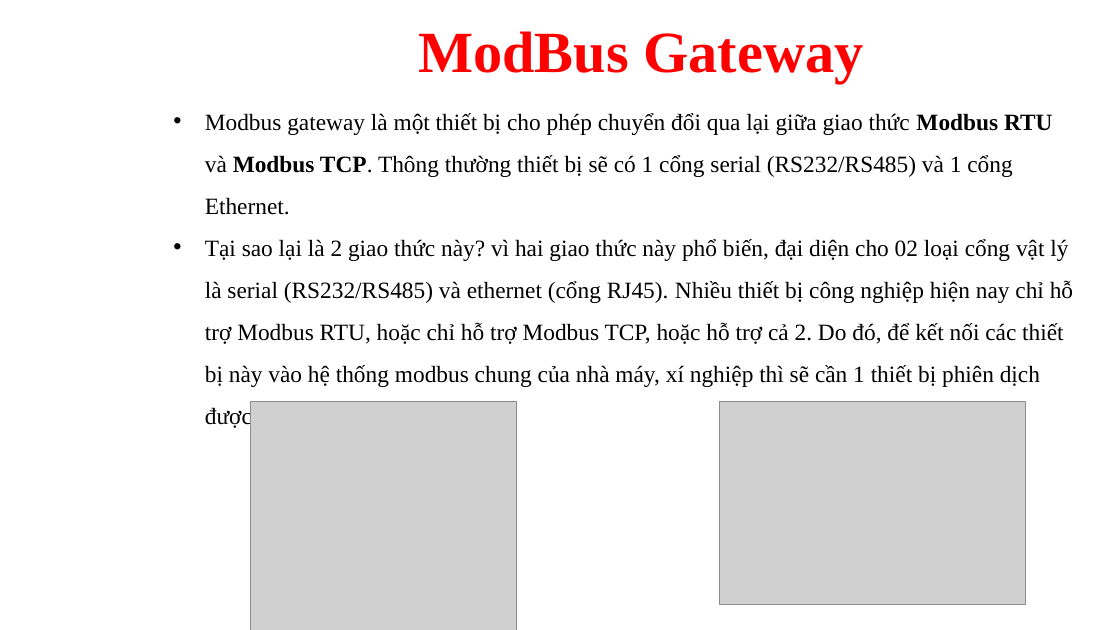
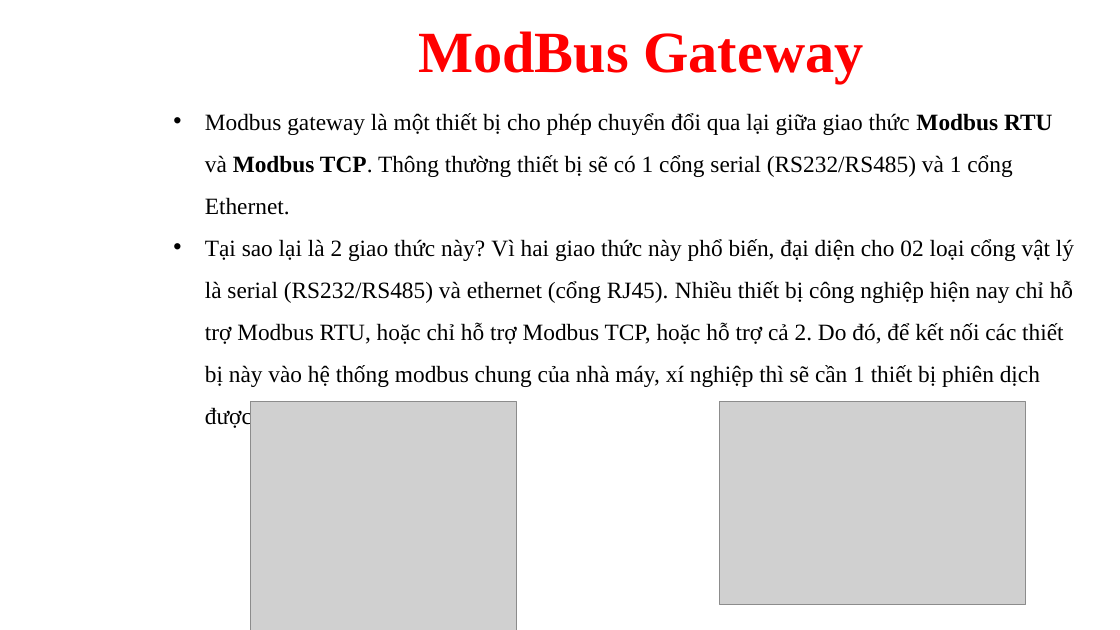
Before and after one commit to daotuyen9244/Indruino-Iot-Project, a slide deck: slide 8 of FW/Tuan/Powerpoint tuần 4/ModBus.pptx (slide 7 before the commit). Drawn at 1120x630 pixels with LibreOffice and Linux fonts; fonts in the diff are those of the drawing; grey boxes stand for pictures; background and template pictures are left out. Boxes give left, top, right and bottom in pixels: in the first picture for what was removed or moved away, otherwise in the second. Text is boxed around its words. In the diff, an @@ line names an element or a change of style, - is before the commit and + after.

```diff
--- a/FW/Tuan/Powerpoint tuần 4/ModBus.pptx
+++ b/FW/Tuan/Powerpoint tuần 4/ModBus.pptx
@@ text at [205,239,1074,387]: text changed @@
-• Tại sao lại là 2 giao thức này? vì hai giao thức này phổ biến, đại diện cho 02 loại cổng vật lý là serial (RS232/RS485) và ethernet (cổng RJ45). Nhiều thiết bị công nghiệp hiện nay chỉ hỗ trợ Modbus RTU, hoặc chỉ hỗ trợ Modbus TCP, hoặc hỗ trợ cả 2. Do đó, để kết nối các thiết bị này vào hệ thống modbus chung của nhà máy, xí nghiệp thì sẽ cần 1 thiết bị phiên dịch được gọi là Modbus Gateway.
+• Tại sao lại là 2 giao thức này? Vì hai giao thức này phổ biến, đại diện cho 02 loại cổng vật lý là serial (RS232/RS485) và ethernet (cổng RJ45). Nhiều thiết bị công nghiệp hiện nay chỉ hỗ trợ Modbus RTU, hoặc chỉ hỗ trợ Modbus TCP, hoặc hỗ trợ cả 2. Do đó, để kết nối các thiết bị này vào hệ thống modbus chung của nhà máy, xí nghiệp thì sẽ cần 1 thiết bị phiên dịch được gọi là Modbus Gateway.
```
Also in this commit, not shown: 1 slide added.
